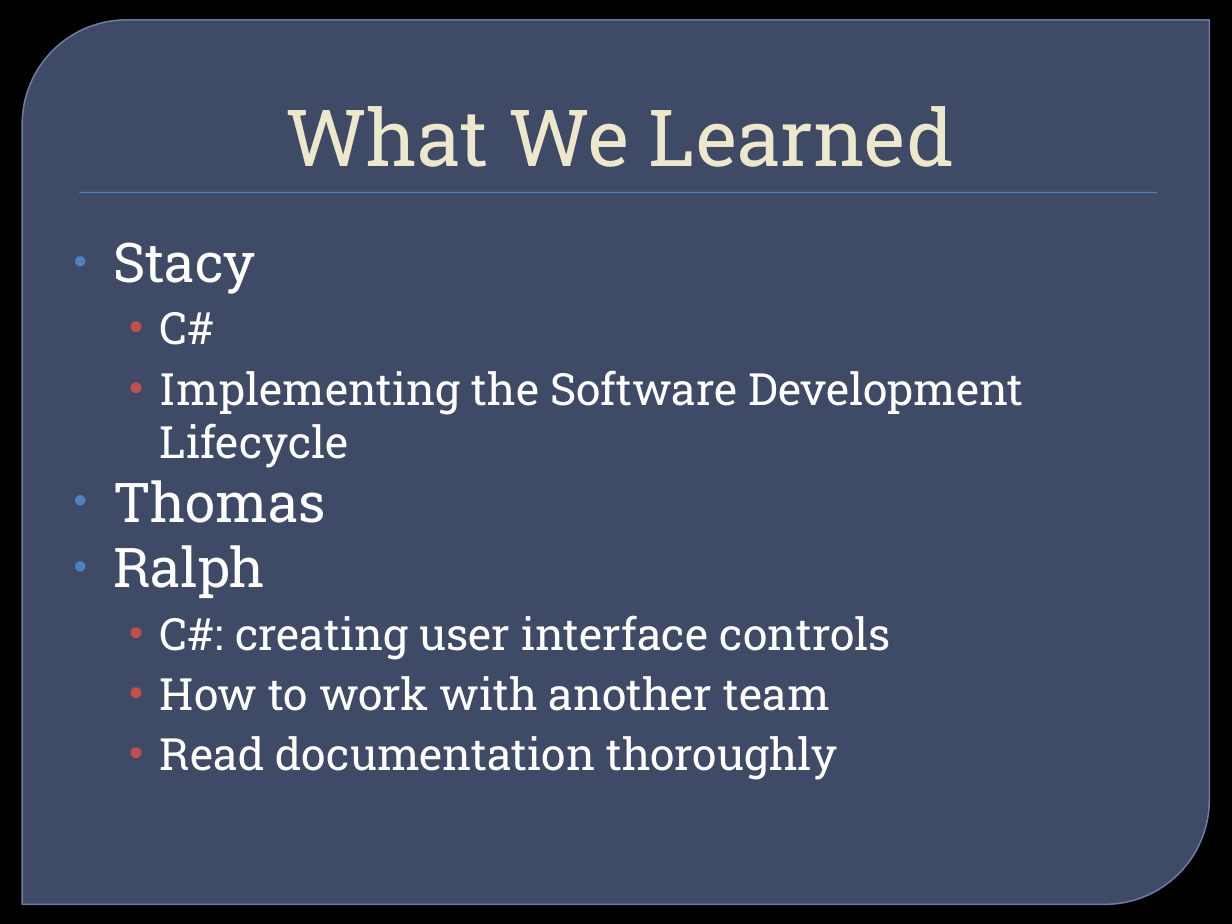
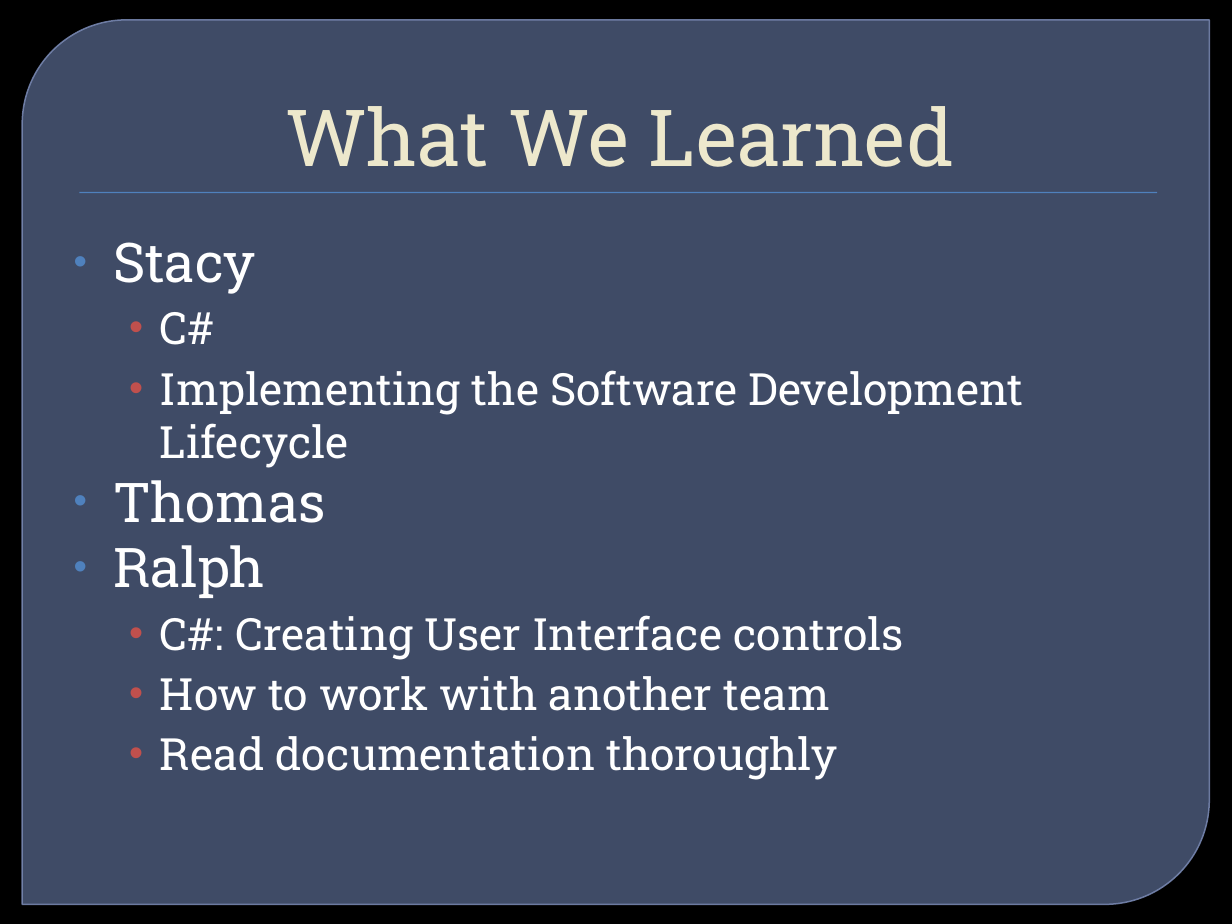
Before and after one commit to ameindygogirl/FishSeniorProject, a slide deck: slide 18 of Briefings/WinterFinalBriefing.pptx. Drawn at 1232x924 pixels with LibreOffice and Linux fonts; fonts in the diff are those of the drawing; background and template pictures are left out. Boxes give left, top, right and bottom in pixels: in the first picture for what was removed or moved away, otherwise in the second. Text is boxed around its words. In the diff, an @@ line names an element or a change of style, - is before the commit and + after.

Commit message:
Slide Update

```diff
--- a/Briefings/WinterFinalBriefing.pptx
+++ b/Briefings/WinterFinalBriefing.pptx
@@ text at bbox=[160, 615, 903, 660]: text changed @@
-  • C#: creating user interface controls
+  • C#: Creating User Interface controls
```
Also in this commit, not shown: 3 other slides changed.
